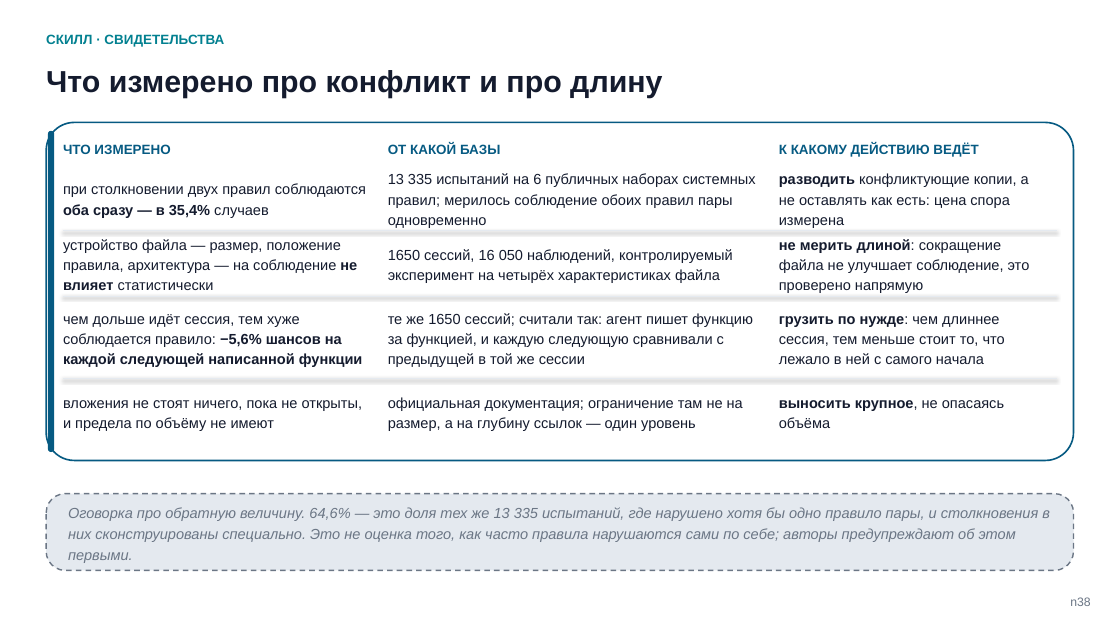
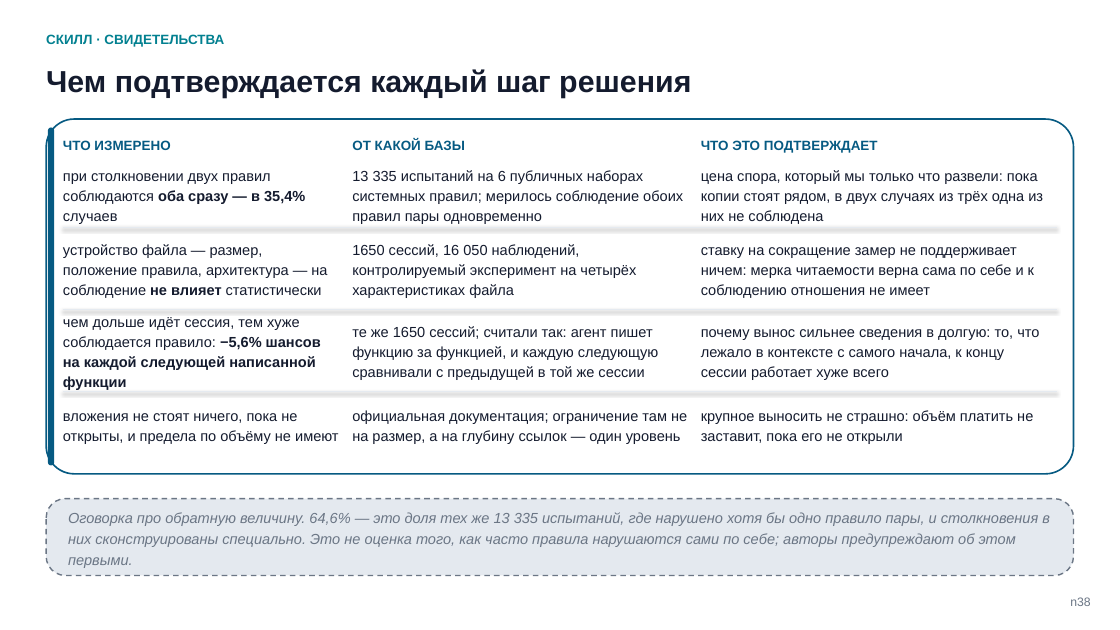
Before and after one commit to tellina-study/AI-usage-lessons, a slide deck: slide 39 of library/seminars/sem-05/rendered/sem-05.pptx. Drawn at 1120x630 pixels with LibreOffice and Linux fonts; fonts in the diff are those of the drawing. Boxes give left, top, right and bottom in pixels: in the first picture for what was removed or moved away, otherwise in the second. Text is boxed around its words. In the diff, an @@ line names an element or a change of style, - is before the commit and + after.

```diff
--- a/library/seminars/sem-05/rendered/sem-05.pptx
+++ b/library/seminars/sem-05/rendered/sem-05.pptx
@@ text at (x1=46, y1=69, x2=691, y2=98): text changed @@
-Что измерено про конфликт и про длину
+Чем подтверждается каждый шаг решения
@@ rounded rectangle resized from (x1=46, y1=123, x2=1074, y2=460) to (x1=46, y1=119, x2=1074, y2=474) @@
@@ rounded rectangle at (x1=46, y1=119, x2=1074, y2=474): proportions changed @@
@@ rounded rectangle resized from (x1=48, y1=131, x2=54, y2=452) to (x1=48, y1=128, x2=54, y2=465) @@
@@ text "ЧТО ИЗМЕРЕНО" moved from (x1=63, y1=144, x2=170, y2=154) to (x1=63, y1=140, x2=170, y2=150) @@
@@ text "ОТ КАКОЙ БАЗЫ" moved from (x1=388, y1=143, x2=500, y2=154) to (x1=352, y1=140, x2=465, y2=150) @@
@@ text at (x1=701, y1=140, x2=878, y2=153): text changed @@
-К КАКОМУ ДЕЙСТВИЮ ВЕДЁТ
+ЧТО ЭТО ПОДТВЕРЖДАЕТ
@@ text "при столкновении двух правил соблюдаются ..." rewrapped from (x1=63, y1=183, x2=366, y2=218) to (x1=63, y1=173, x2=305, y2=224) @@
@@ text "13 335 испытаний на 6 ..." rewrapped from (x1=388, y1=173, x2=756, y2=228) to (x1=352, y1=170, x2=683, y2=224) @@
@@ text at (x1=701, y1=170, x2=1043, y2=224): text changed @@
-разводить конфликтующие копии, а не оставлять как есть: цена спора измерена
+цена спора, который мы только что развели: пока копии стоят рядом, в двух случаях из трёх одна из них не соблюдена
@@ text "устройство файла — размер, положение ..." rewrapped from (x1=63, y1=239, x2=357, y2=290) to (x1=63, y1=244, x2=327, y2=298) @@
@@ line moved from (63, 231) - (1057, 231) to (63, 228) - (1057, 228) @@
@@ text "1650 сессий, 16 050 наблюдений, ..." rewrapped from (x1=388, y1=249, x2=733, y2=283) to (x1=352, y1=244, x2=636, y2=298) @@
@@ text at (x1=701, y1=247, x2=1034, y2=298): text changed @@
-не мерить длиной: сокращение файла не улучшает соблюдение, это проверено напрямую
+ставку на сокращение замер не поддерживает ничем: мерка читаемости верна сама по себе и к соблюдению отношения не имеет
@@ text "чем дольше идёт сессия, тем ..." rewrapped from (x1=63, y1=314, x2=363, y2=367) to (x1=63, y1=317, x2=321, y2=390) @@
@@ line moved from (63, 296) - (1057, 296) to (63, 309) - (1057, 309) @@
@@ text "те же 1650 сессий; считали ..." rewrapped from (x1=388, y1=313, x2=753, y2=367) to (x1=352, y1=326, x2=659, y2=380) @@
@@ text at (x1=701, y1=329, x2=1039, y2=380): text changed @@
-грузить по нужде: чем длиннее сессия, тем меньше стоит то, что лежало в ней с самого начала
+почему вынос сильнее сведения в долгую: то, что лежало в контексте с самого начала, к концу сессии работает хуже всего
@@ text "вложения не стоят ничего, пока ..." rewrapped from (x1=63, y1=400, x2=363, y2=431) to (x1=63, y1=413, x2=339, y2=444) @@
@@ line moved from (63, 378) - (1057, 378) to (63, 392) - (1057, 392) @@
@@ text "официальная документация; ограничение там не ..." rewrapped from (x1=388, y1=397, x2=743, y2=431) to (x1=352, y1=410, x2=687, y2=444) @@
@@ text at (x1=701, y1=410, x2=1033, y2=444): text changed @@
-выносить крупное, не опасаясь объёма
+крупное выносить не страшно: объём платить не заставит, пока его не открыли
@@ rounded rectangle moved from (x1=46, y1=494, x2=1074, y2=571) to (x1=46, y1=499, x2=1074, y2=576) @@
@@ text "Оговорка про обратную величину. 64,6% ..." moved from (x1=68, y1=507, x2=1050, y2=563) to (x1=68, y1=512, x2=1050, y2=568) @@
```
Also in this commit, not shown: 4 other slides changed, 1 slide added, 1 slide removed, 12 other files.
